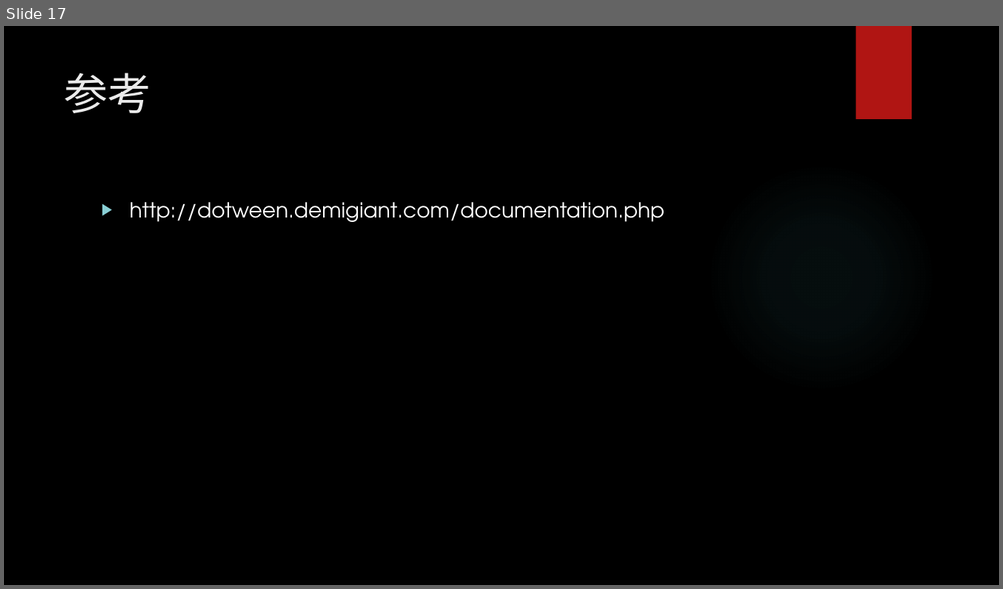
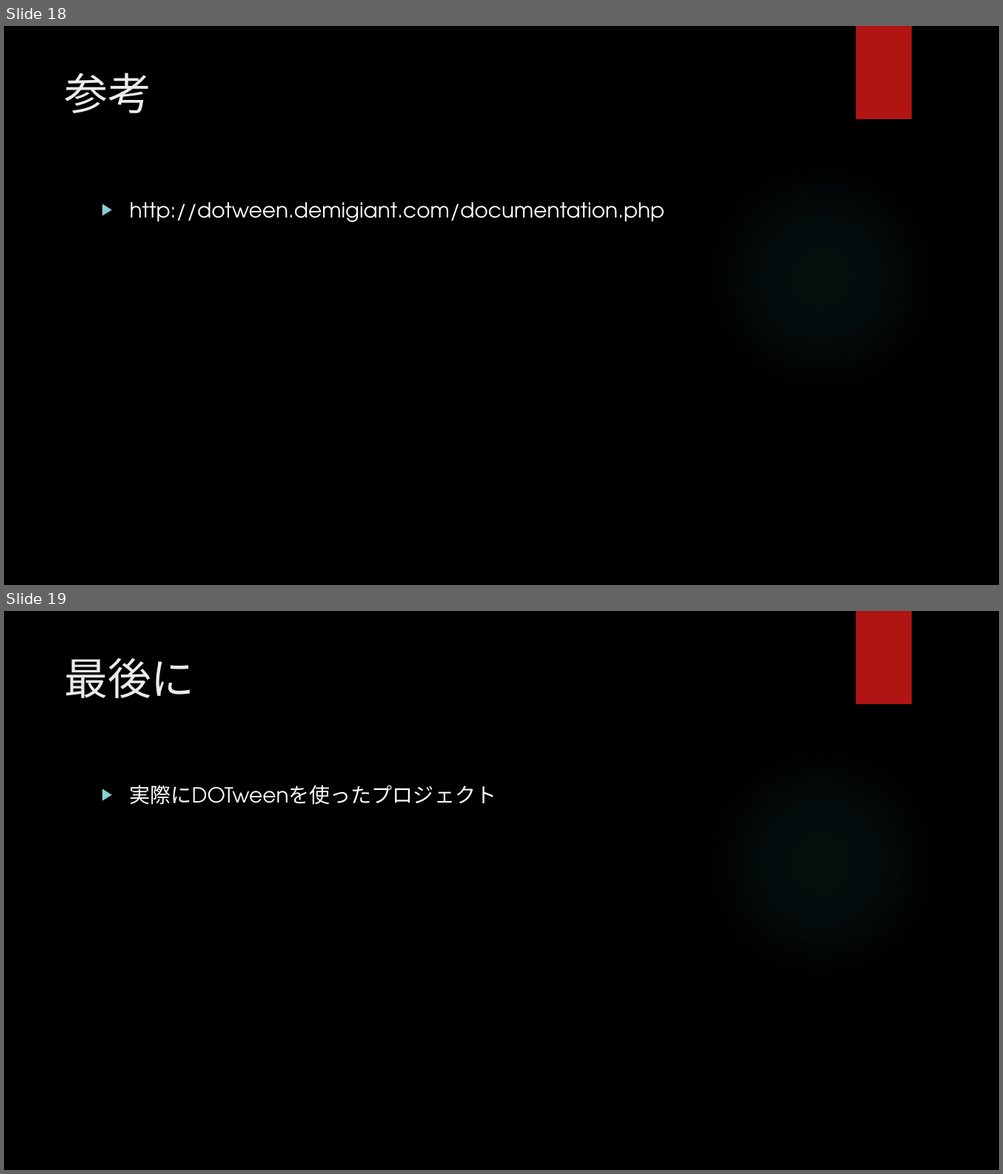
Before and after one commit to hopesnow/Study, a slide deck: RHStudy/Documents/プレゼンテーション1.pptx. Shown one above the other, each under a label of ours: slide 17 before the commit, slides 18 and 19 after it. The pictures are 1003x589 and 1003x1174 pixels, drawn with LibreOffice and Linux fonts; fonts in the diff are those of the drawing; background and template pictures are left out. Boxes give left, top, right and bottom in pixels: in the first picture for what was removed or moved away, otherwise in the second. Text is boxed around its words. In the diff, an @@ line names an element or a change of style, - is before the commit and + after.

```diff
--- a/RHStudy/Documents/プレゼンテーション1.pptx
+++ b/RHStudy/Documents/プレゼンテーション1.pptx
@@ slide 19 added at [4,611,999,1170], background picture (left out); not listed: 2 template elements that a slide beside it also shows @@
@@ title added at [64,658,194,698], 42 pt, text #EBEBEB @@
+最後に
@@ text added at [130,785,497,805], 20 pt, text #FFFFFF @@
+▶ 実際にDOTweenを使ったプロジェクト
@@ what was slide 17 is now slide 18 @@
```
Also in this commit, not shown: 9 slides changed, 1 other slide added, 1 slide removed, 2 other files.
